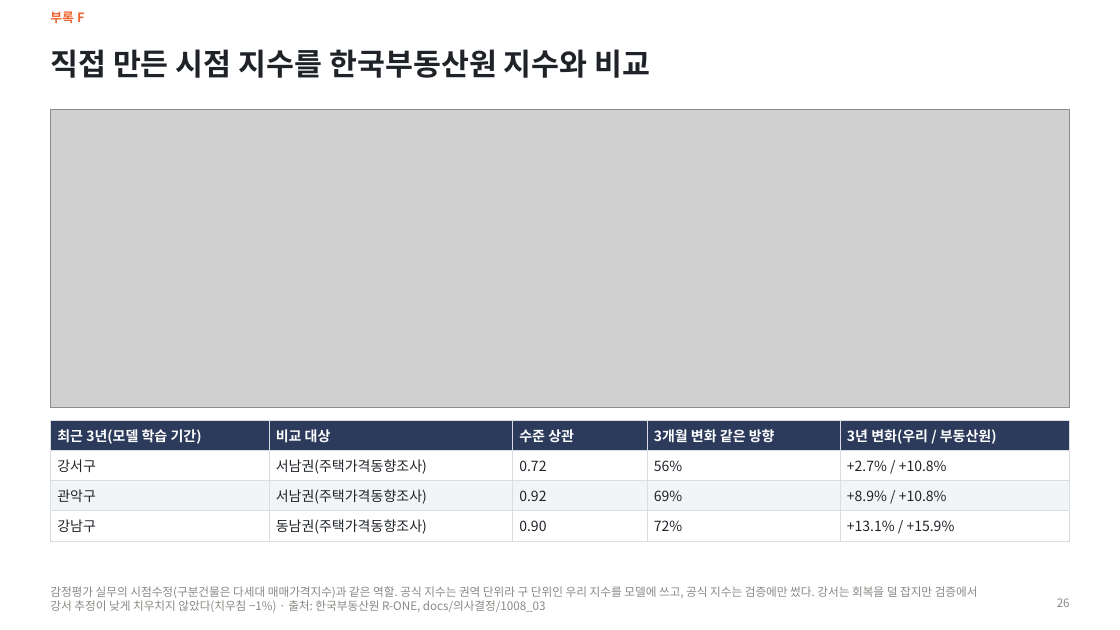
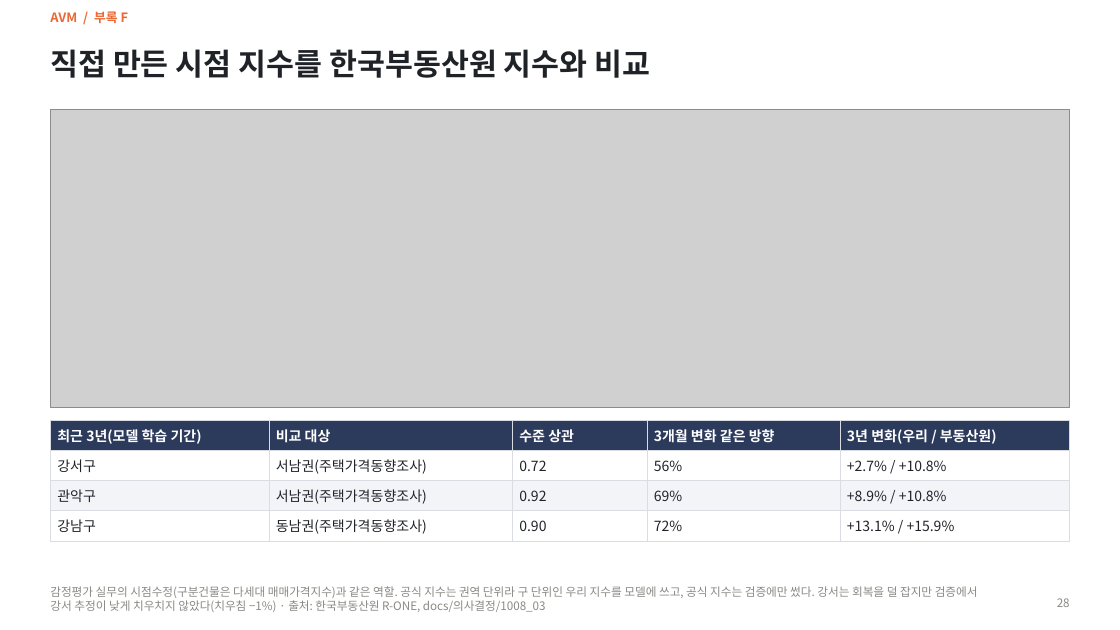
Before and after one commit to KimInSeok-DA/DA_Seoul_Villa_AVM, a slide deck: slide 28 of presentation/AVM_발표.pptx (slide 26 before the commit). Drawn at 1120x630 pixels with LibreOffice and Linux fonts; fonts in the diff are those of the drawing; grey boxes stand for pictures. Boxes give left, top, right and bottom in pixels: in the first picture for what was removed or moved away, otherwise in the second. Text is boxed around its words. In the diff, an @@ line names an element or a change of style, - is before the commit and + after.

```diff
--- a/presentation/AVM_발표.pptx
+++ b/presentation/AVM_발표.pptx
@@ text at [50, 11, 129, 23]: text changed @@
-부록 F
+AVM / 부록 F
```
Also in this commit, not shown: 24 other slides changed, 2 slides added, 9 other files.
